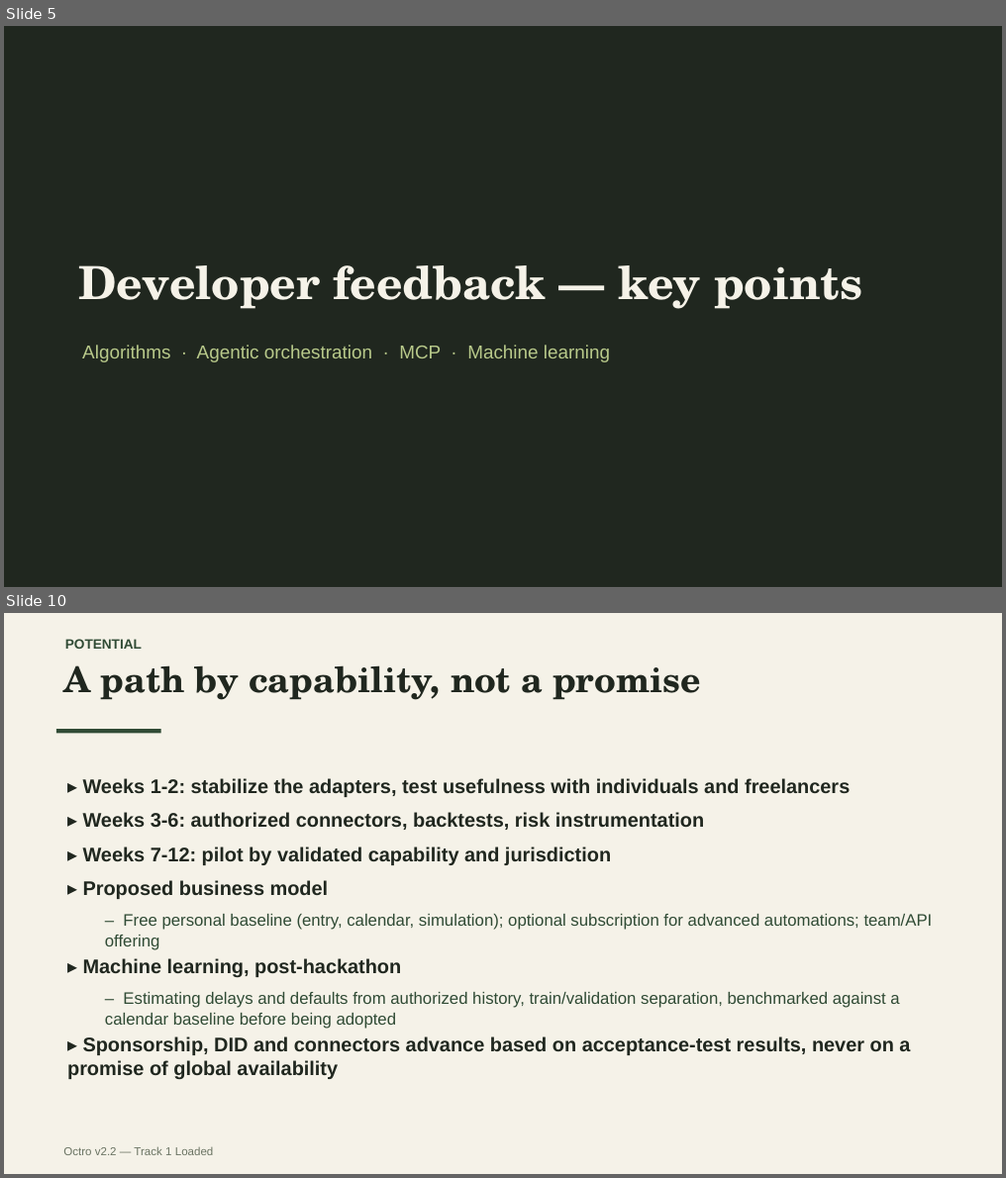
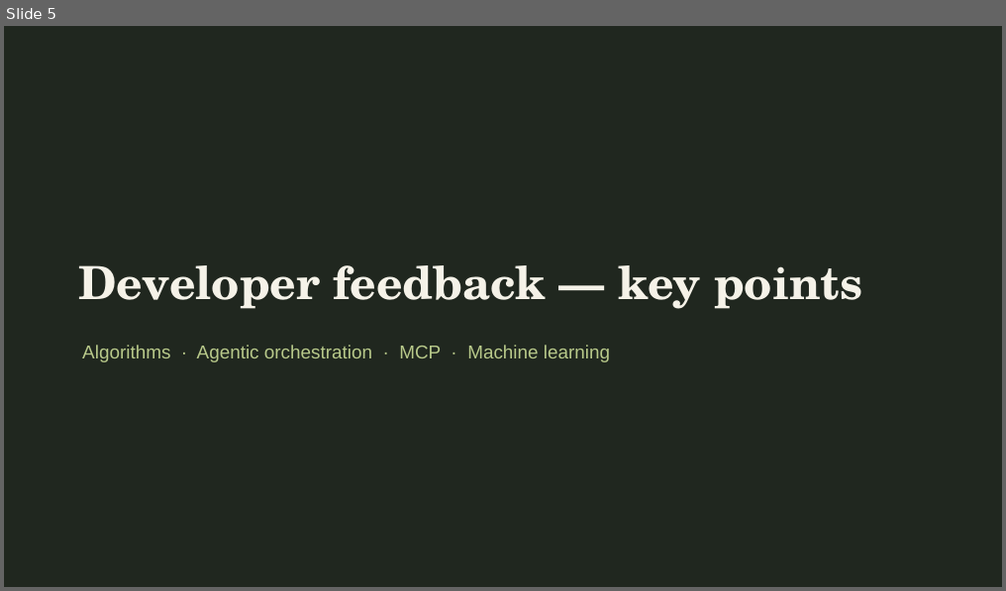
Before and after one commit to KaiZenKOS/Octro, a slide deck: docs/presentation/octro-presentation.pptx. Shown one above the other, each under a label of ours: slides 5 and 10 before the commit, slide 5 after it; the slides between them are not shown. The pictures are 1006x1178 and 1006x591 pixels, drawn with LibreOffice and Linux fonts; fonts in the diff are those of the drawing. Boxes give left, top, right and bottom in pixels: in the first picture for what was removed or moved away, otherwise in the second. Text is boxed around its words. In the diff, an @@ line names an element or a change of style, - is before the commit and + after.

```diff
--- a/docs/presentation/octro-presentation.pptx
+++ b/docs/presentation/octro-presentation.pptx
@@ slide 10 removed at <box>4,613,1002,1174</box>, background #FFFFFF @@
@@ rectangle removed at <box>4,613,1002,1174</box> @@
@@ text removed at <box>65,639,142,649</box> @@
-POTENTIAL
@@ text removed at <box>63,665,701,700</box> @@
-A path by capability, not a promise
@@ rectangle removed at <box>56,729,161,734</box> @@
@@ text removed at <box>67,778,933,1079</box> @@
-▸ Weeks 1-2: stabilize the adapters, test usefulness with individuals and freelancers
-▸ Weeks 3-6: authorized connectors, backtests, risk instrumentation
-▸ Weeks 7-12: pilot by validated capability and jurisdiction
-▸ Proposed business model
-  – Free personal baseline (entry, calendar, simulation); optional subscription for advanced automations; team/API offering
-▸ Machine learning, post-hackathon
-  – Estimating delays and defaults from authorized history, train/validation separation, benchmarked against a calendar baseline before being adopted
-▸ Sponsorship, DID and connectors advance based on acceptance-test results, never on a promise of global availability
@@ text removed at <box>63,1147,214,1156</box> @@
-Octro v2.2 — Track 1 Loaded
```
Also in this commit, not shown: 1 slide changed, 3 other slides removed.
